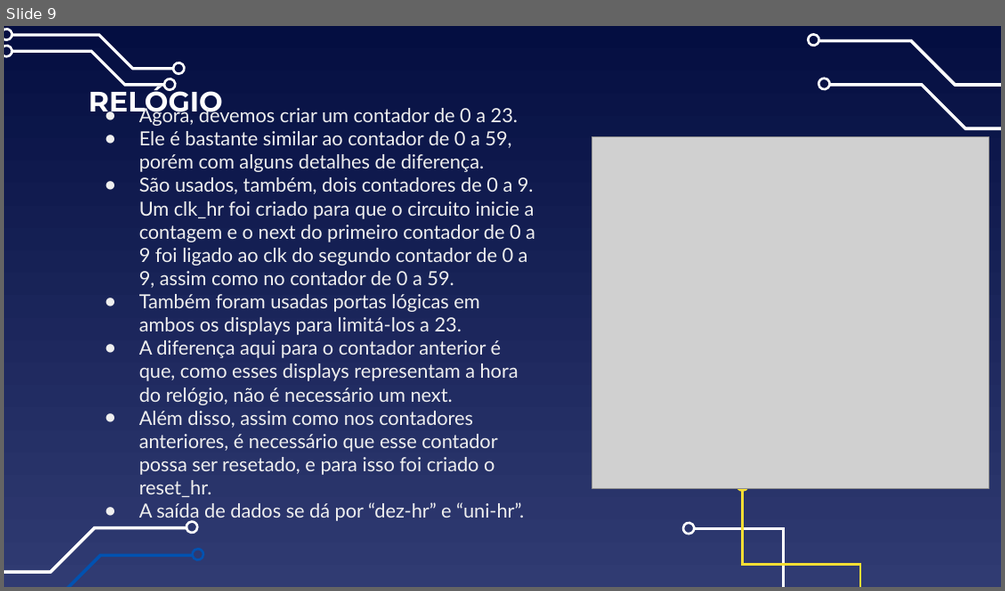
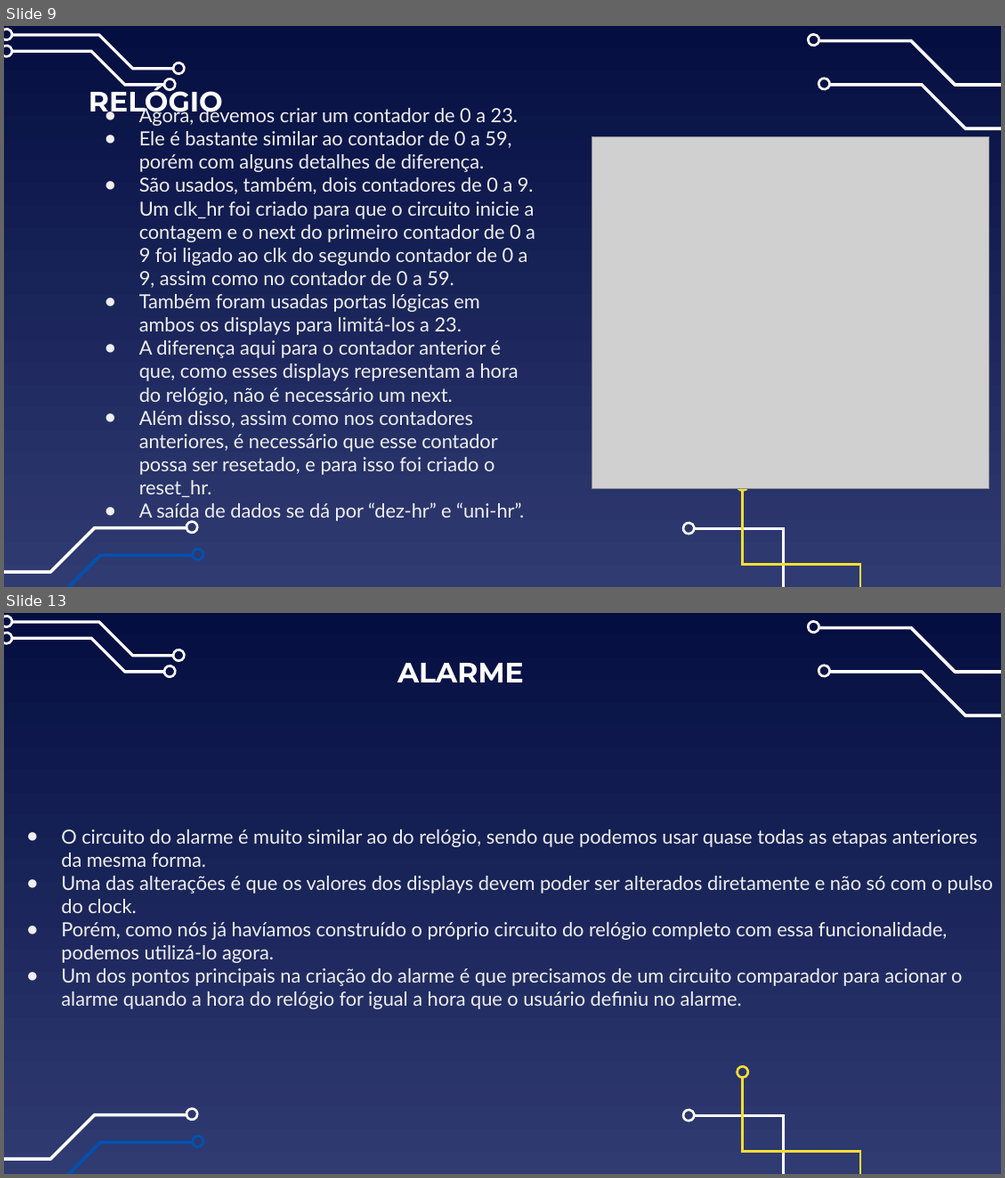
Before and after one commit to IgorTorquatto/Circuitos_Digitais, a slide deck: Trabalho_2_Circuitos_Digitais/TRABALHO.pptx. Shown one above the other, each under a label of ours: slide 9 before the commit, slides 9 and 13 after it; the slides between them are not shown. The pictures are 1005x591 and 1005x1178 pixels, drawn with LibreOffice and Linux fonts; fonts in the diff are those of the drawing; grey boxes stand for pictures. Boxes give left, top, right and bottom in pixels: in the first picture for what was removed or moved away, otherwise in the second. Text is boxed around its words. In the diff, an @@ line names an element or a change of style, - is before the commit and + after.

```diff
--- a/Trabalho_2_Circuitos_Digitais/TRABALHO.pptx
+++ b/Trabalho_2_Circuitos_Digitais/TRABALHO.pptx
@@ slide 13 added at (4,613,1001,1174), background gradient #040E41 to #303B72; not listed: 18 template elements that a slide beside it also shows @@
@@ title added at (397,663,524,682), 27 pt, text #FFFFFF, bold @@
+ALARME
@@ text added at (61,829,993,1009), 18.7 pt, text #EFEFEF @@
+● O circuito do alarme é muito similar ao do relógio, sendo que podemos usar quase todas as etapas anteriores da mesma forma.
+● Uma das alterações é que os valores dos displays devem poder ser alterados diretamente e não só com o pulso do clock.
+● Porém, como nós já havíamos construído o próprio circuito do relógio completo com essa funcionalidade, podemos utilizá-lo agora.
+● Um dos pontos principais na criação do alarme é que precisamos de um circuito comparador para acionar o alarme quando a hora do relógio for igual a hora que o usuário definiu no alarme.
```
Also in this commit, not shown: 10 other slides added, 10 other files.
